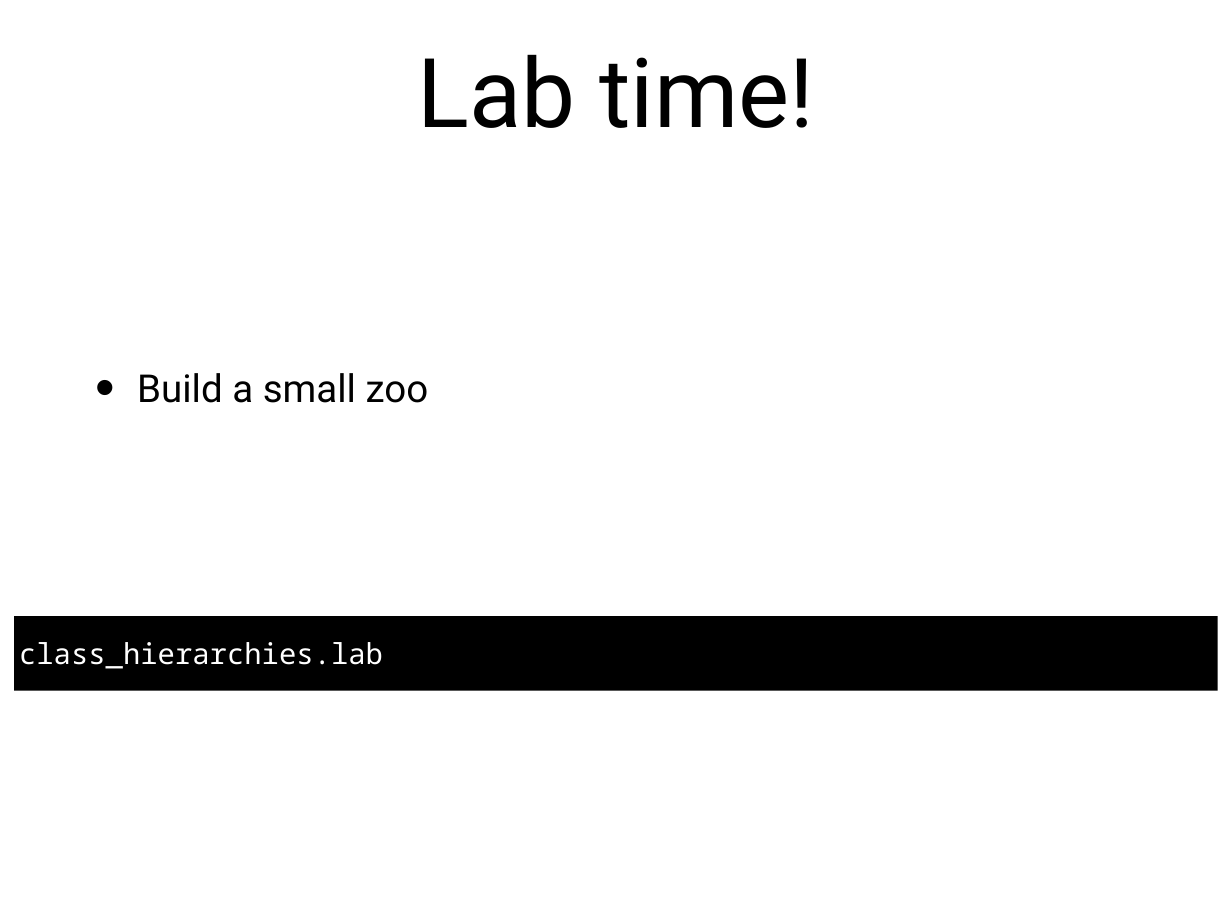
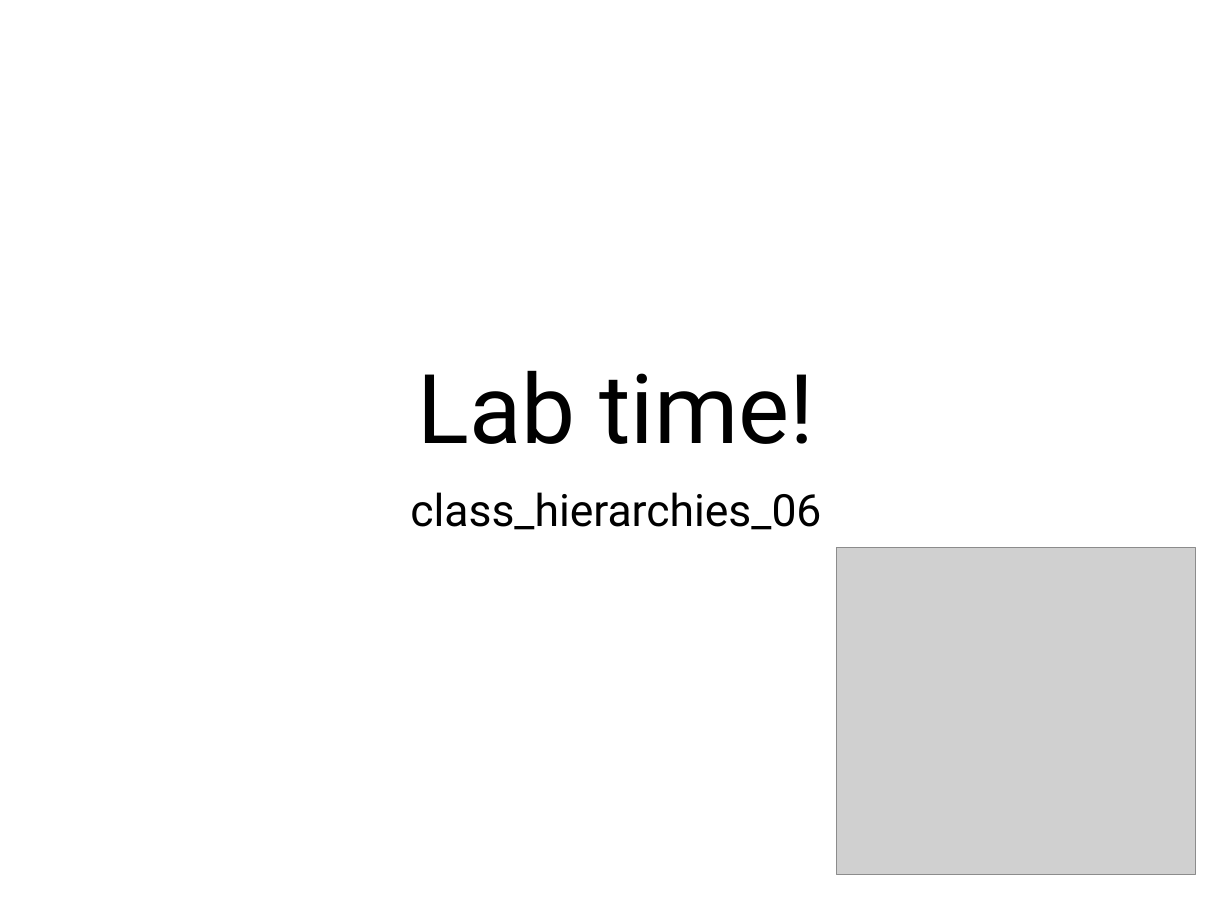
Before and after one commit to LundOgBendsen/LBE2921-Scala, a slide deck: slide 21 of slides/06_class_hierarchies.pptx (slide 23 before the commit). Drawn at 1232x924 pixels with LibreOffice and Linux fonts; fonts in the diff are those of the drawing; grey boxes stand for pictures. Boxes give left, top, right and bottom in pixels: in the first picture for what was removed or moved away, otherwise in the second. Text is boxed around its words. In the diff, an @@ line names an element or a change of style, - is before the commit and + after.

```diff
--- a/slides/06_class_hierarchies.pptx
+++ b/slides/06_class_hierarchies.pptx
@@ title "Lab time!": place and size @@
-title "Lab time!" at (417, 54, 814, 128)
+title "Lab time!" at (417, 370, 814, 444)
@@ title "Lab time!" at (417, 370, 814, 444): vertical alignment middle to bottom @@
@@ text removed at (137, 373, 429, 403) @@
-• Build a small zoo
@@ subtitle added at (410, 492, 821, 530), 37 pt, text #000000 @@
+class_hierarchies_06
@@ picture added at (837, 548, 1196, 874) @@
@@ text removed at (14, 616, 1217, 691) @@
-class_hierarchies.lab
```
Also in this commit, not shown: 3 other slides changed, 2 slides added, 4 slides removed, 26 other files.
